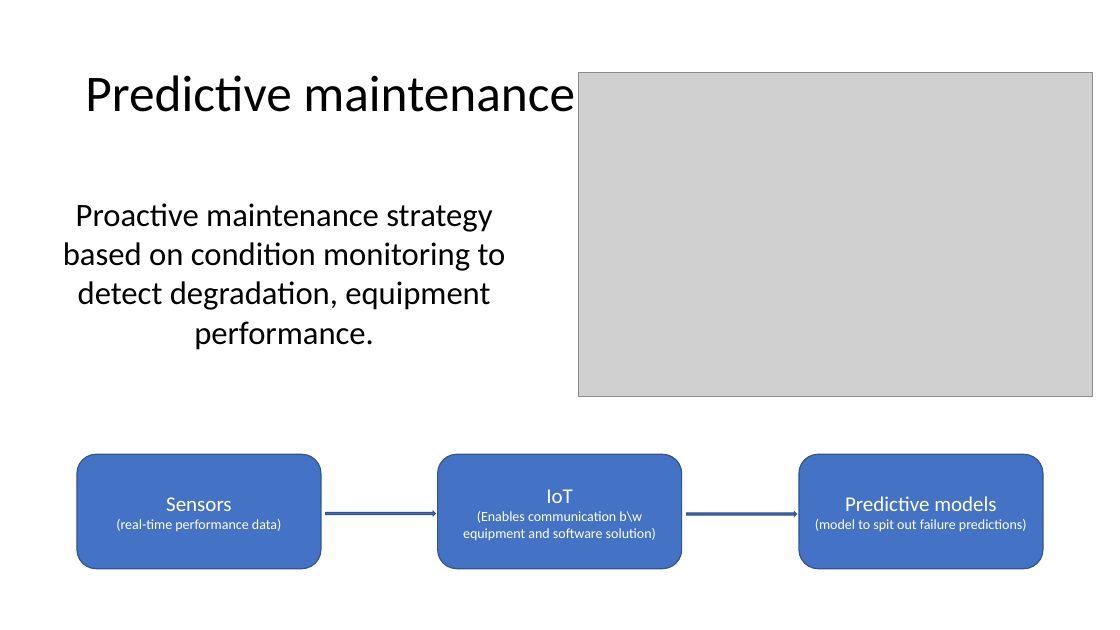
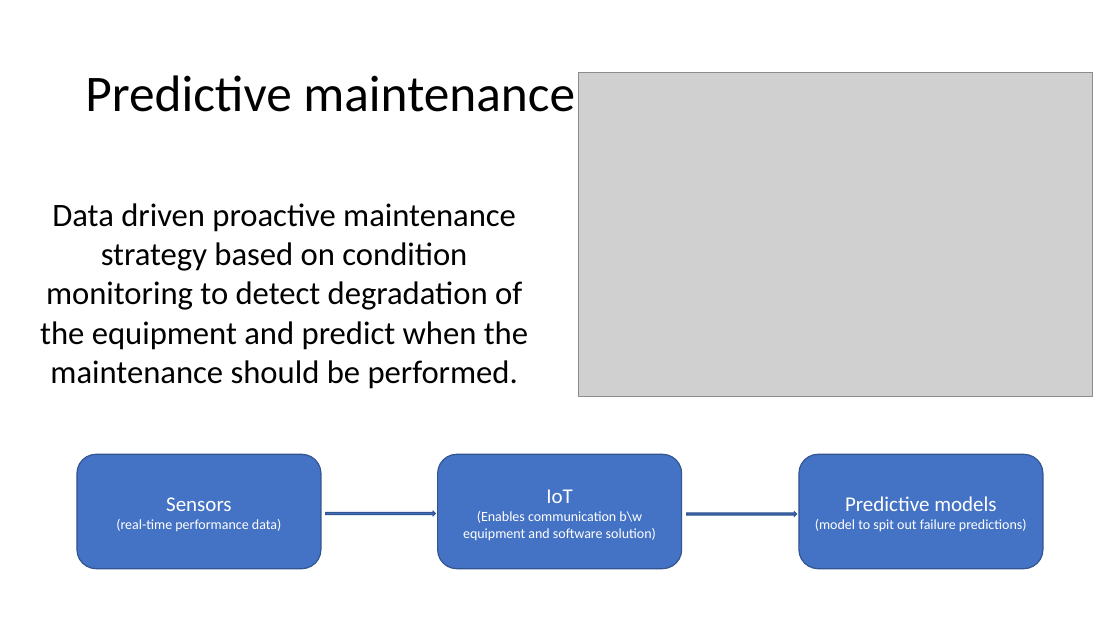
Before and after one commit to Axbit/ml-iot-showcases, a slide deck: slide 3 of PredictiveMaintenance/Predictive maintenance.pptx (slide 1 before the commit). Drawn at 1120x630 pixels with LibreOffice and Linux fonts; fonts in the diff are those of the drawing; grey boxes stand for pictures. Boxes give left, top, right and bottom in pixels: in the first picture for what was removed or moved away, otherwise in the second. Text is boxed around its words. In the diff, an @@ line names an element or a change of style, - is before the commit and + after.

Commit message:
minor changes

```diff
--- a/PredictiveMaintenance/Predictive maintenance.pptx
+++ b/PredictiveMaintenance/Predictive maintenance.pptx
@@ text at [40, 203, 528, 389]: text changed @@
-Proactive maintenance strategy based on condition monitoring to detect degradation, equipment performance.
+Data driven proactive maintenance strategy based on condition monitoring to detect degradation of the equipment and predict when the maintenance should be performed.
```
Also in this commit, not shown: 5 other slides changed, 2 slides added.
